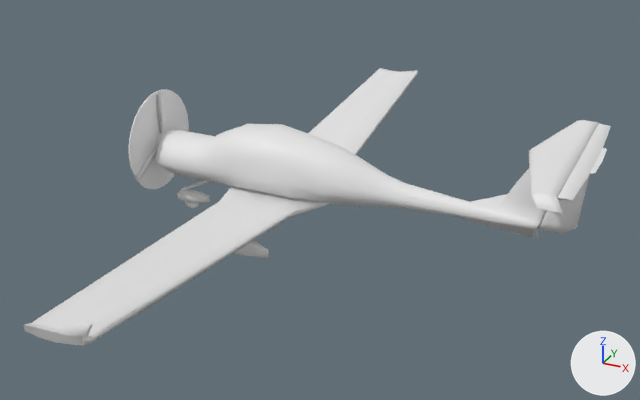
The Blender file src/lowpolyDA40NG.blend: old version first, new version second.
Both versions are drawn from a 50 mm lens placed at (9.47, -12.35, 7.46), pointed at (3.66, -0.34, 0.87). Lighting does not change. The marker at lower right points along +X, +Y and +Z.

Objects in the first picture: 'Elevator', 'Hstab', 'Hull', 'PropellerDisc', 'Rudder'.
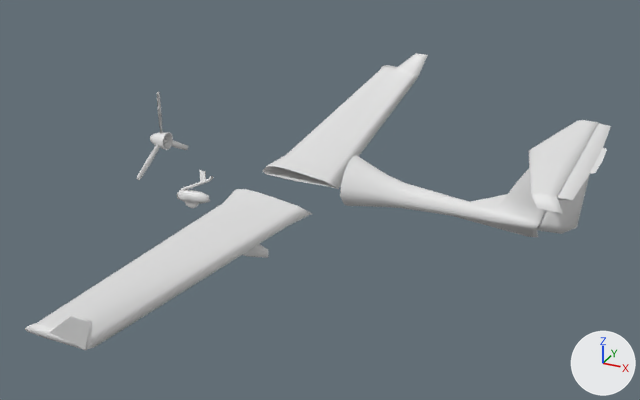
Where the change shows, as pixel boxes (x1, y1, x2, y2) in the pictures (640 x 400 px):
'Hull', reshaped (60% narrower, 70% shorter): before (24, 68, 546, 346); after (340, 155, 546, 237)
'Wing', added: after (25, 53, 428, 350)
'PropellerDisc', hidden: before (128, 89, 189, 189)
part 1 of me_cylinder_001, deleted: before (24, 68, 418, 346)

What the commit changed:
me_cylinder_001 is used by ob_hull; location (1.81, 0.0, 1.02); rotation (0.0, 1.571, 0.0), in degrees (0, 90, 0); scale (0.421, 0.691, 1.0).
me_cylinder_001 had 589 vertices, 572 faces and spanned x -2.9..1.0, y -8.3..8.3, z -1.4..5.8.
me_cylinder_001 now has 225 vertices, 207 faces and spans x -2.9..0.7, y -0.7..0.7, z 2.3..5.8.
me_cylinder_001 part 1: 364 vertices removed from x -2.0..1.0, y -8.3..8.3, z -1.4..2.0.
Mesh me_circle_003 is new.
It has 65 vertices, 55 faces and spans x -0.73..0.83, y -0.06..0.92, z -5.78..-0.53.
Object 'PropellerDisc' (ob_propellerdisc) is now hidden.
Object 'Wing' (ob_wing) is new; it shows me_circle_003.
Its location is (2.79, -0.01, 0.73).
Its rotation in degrees is (90, 0, 0).
It gains a MIRROR modifier named 'Mirror'.
Modifier setting: use_axis = (False, False, True).
